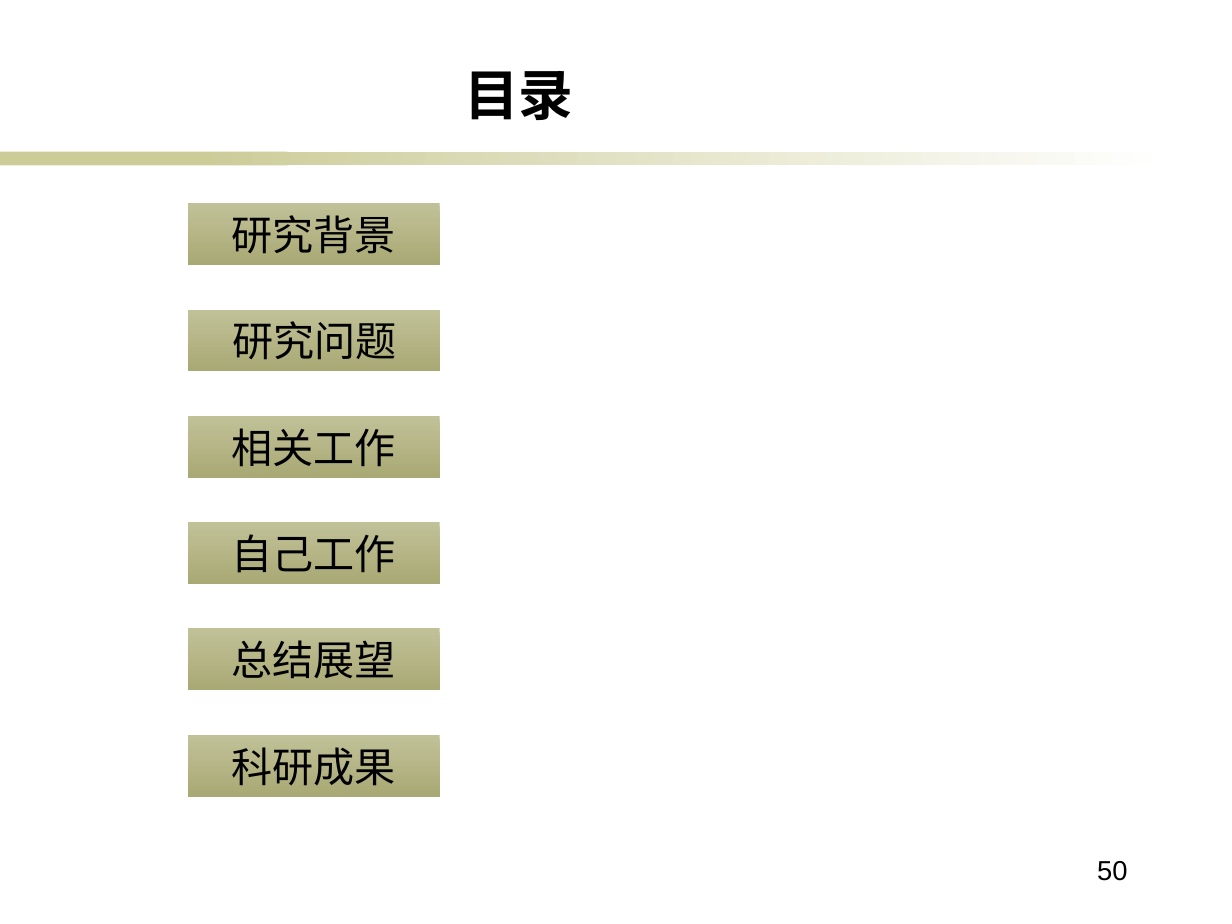
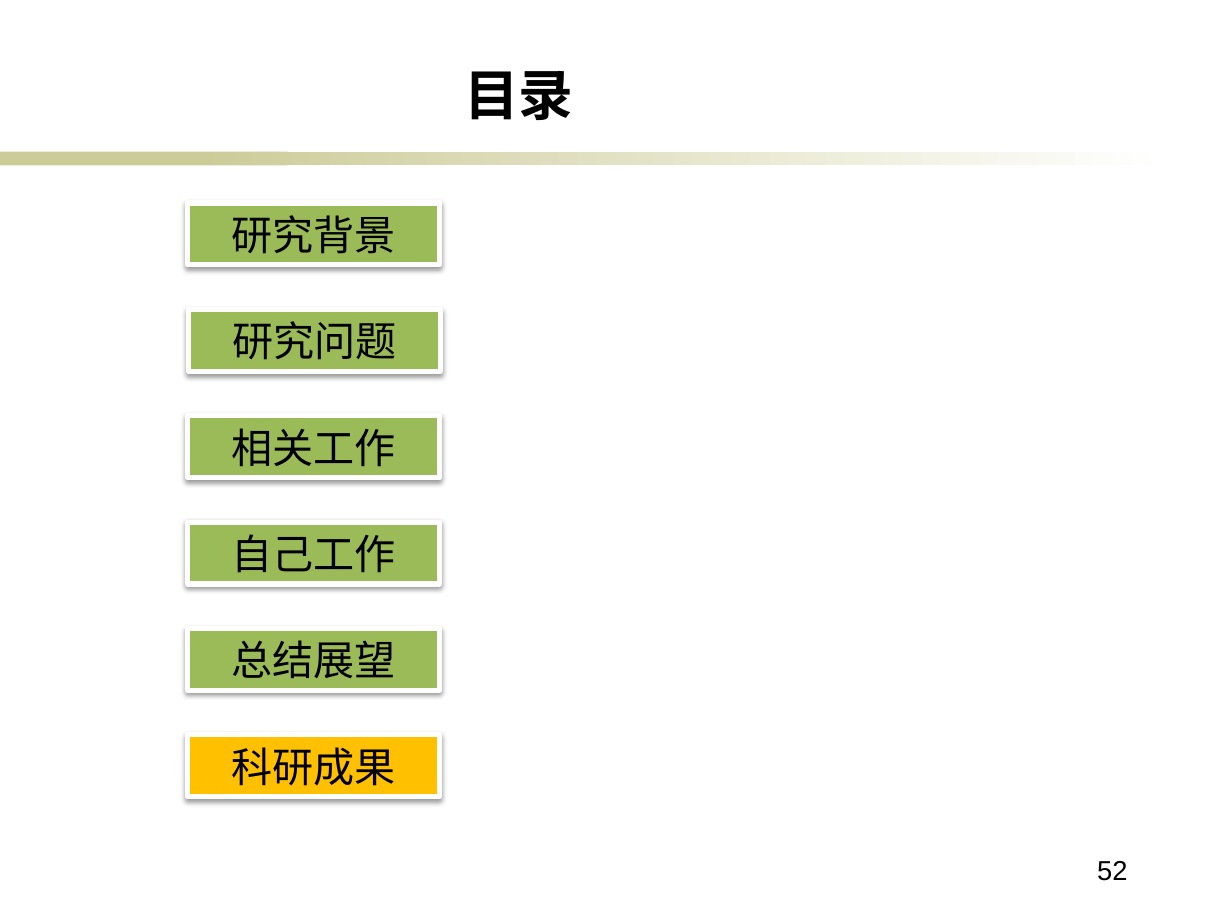
Before and after one commit to ericsonyc/paper, a slide deck: slide 52 of 毕业答辩.pptx (slide 50 before the commit). Drawn at 1232x924 pixels with LibreOffice and Linux fonts; fonts in the diff are those of the drawing; background and template pictures are left out. Boxes give left, top, right and bottom in pixels: in the first picture for what was removed or moved away, otherwise in the second. Text is boxed around its words. In the diff, an @@ line names an element or a change of style, - is before the commit and + after.

```diff
--- a/毕业答辩.pptx
+++ b/毕业答辩.pptx
@@ fill gradient #C1C198 to #A9A975 to #9BBB59; outline none to #FFFFFF 3 pt; shadow on in 5 elements at [187,203,440,265], [188,309,441,371], [187,416,440,478], [187,522,440,584], [187,628,440,690] @@
@@ rectangle "科研成果" at [187,734,440,796]: fill gradient #C1C198 to #A9A975 to #FFC000; outline none to #FFFFFF 3 pt; shadow on @@
@@ page number at [1097,861,1127,881]: text changed @@
-50
+52
```
Also in this commit, not shown: 15 other slides changed, 5 slides added, 2 slides removed, 2 other files.
